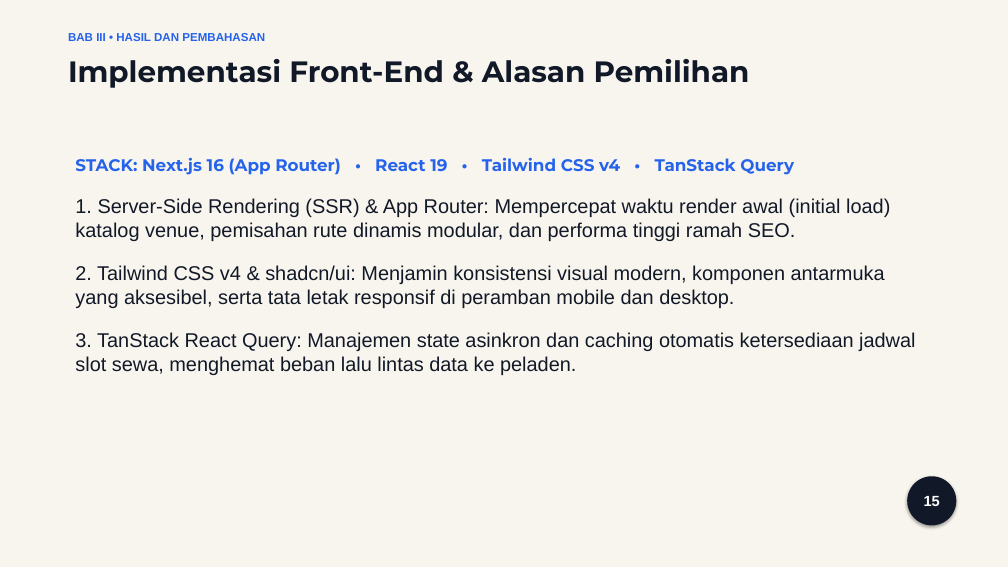
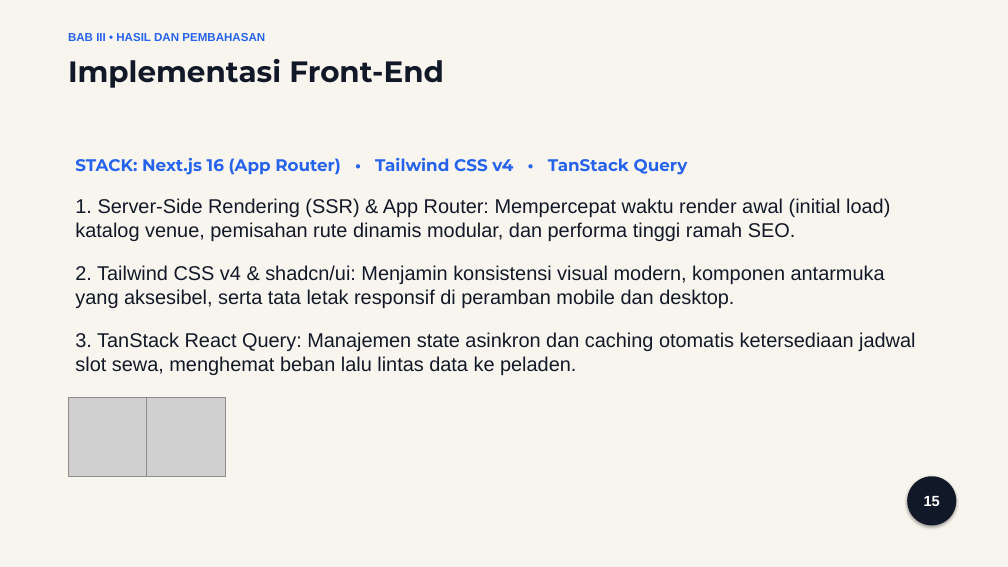
Before and after one commit to ztzrk/fieldmax, a slide deck: slide 15 of obsidian/Fieldmax/Presentasi_Seminar_Hasil_FieldMax.pptx. Drawn at 1008x567 pixels with LibreOffice and Linux fonts; fonts in the diff are those of the drawing; grey boxes stand for pictures. Boxes give left, top, right and bottom in pixels: in the first picture for what was removed or moved away, otherwise in the second. Text is boxed around its words. In the diff, an @@ line names an element or a change of style, - is before the commit and + after.

```diff
--- a/obsidian/Fieldmax/Presentasi_Seminar_Hasil_FieldMax.pptx
+++ b/obsidian/Fieldmax/Presentasi_Seminar_Hasil_FieldMax.pptx
@@ text at [68, 59, 444, 88]: text changed @@
-Implementasi Front-End & Alasan Pemilihan
+Implementasi Front-End
@@ text at [75, 158, 688, 175]: text changed @@
-STACK: Next.js 16 (App Router) • React 19 • Tailwind CSS v4 • TanStack Query
+STACK: Next.js 16 (App Router) • Tailwind CSS v4 • TanStack Query
@@ picture added at [68, 398, 147, 476] @@
@@ picture added at [147, 398, 225, 476] @@
```
Also in this commit, not shown: 14 other slides changed, 1 slide removed, 27 other files.
